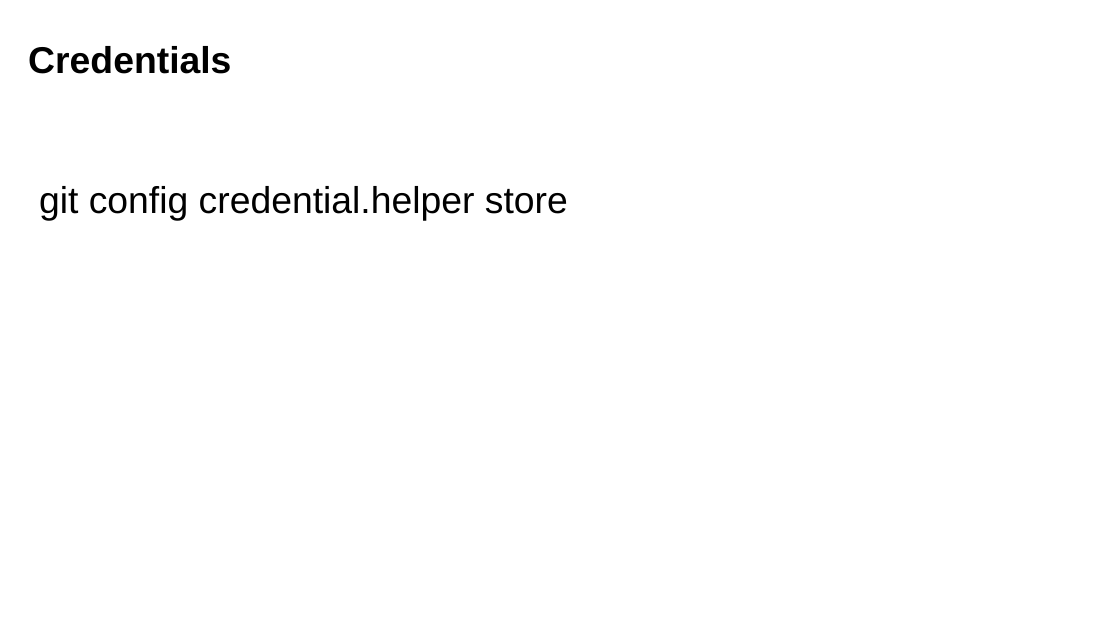
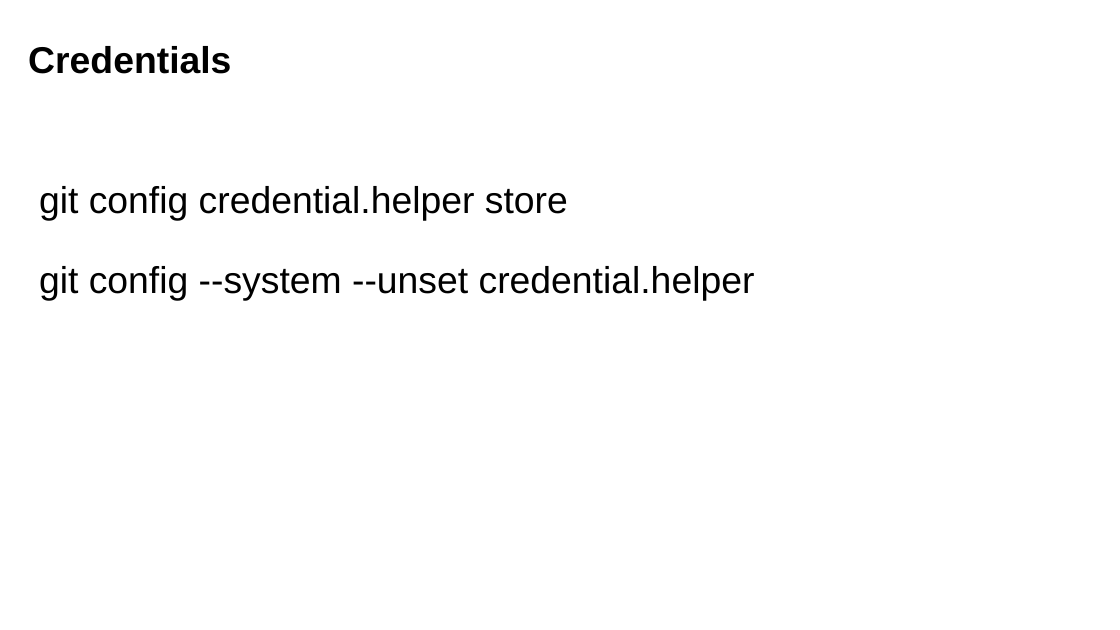
Before and after one commit to yunoguthi/testeCursoGit, a slide deck: slide 4 of git.pptx (slide 18 before the commit). Drawn at 1120x630 pixels with LibreOffice and Linux fonts; fonts in the diff are those of the drawing; background and template pictures are left out. Boxes give left, top, right and bottom in pixels: in the first picture for what was removed or moved away, otherwise in the second. Text is boxed around its words. In the diff, an @@ line names an element or a change of style, - is before the commit and + after.

```diff
--- a/git.pptx
+++ b/git.pptx
@@ text at (39, 266, 755, 301): paragraph added @@
+git config --system --unset credential.helper
```
Also in this commit, not shown: 2 other slides changed, 14 slides removed, 1 other file.
